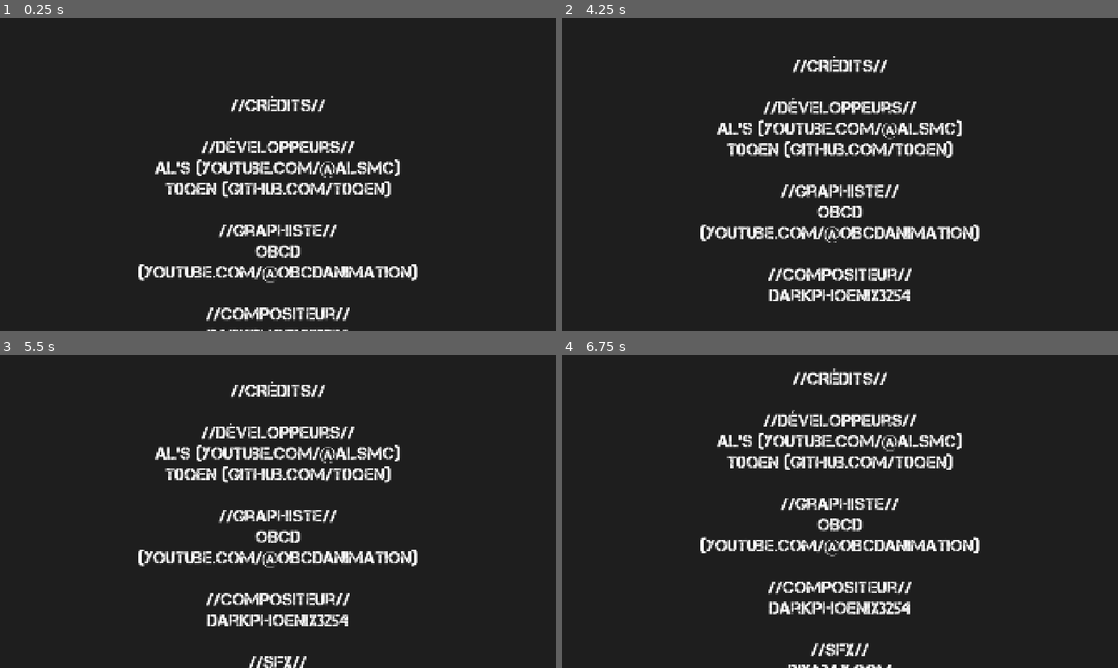
Above: before the commit, frames 1-4 (two rows, left to right).
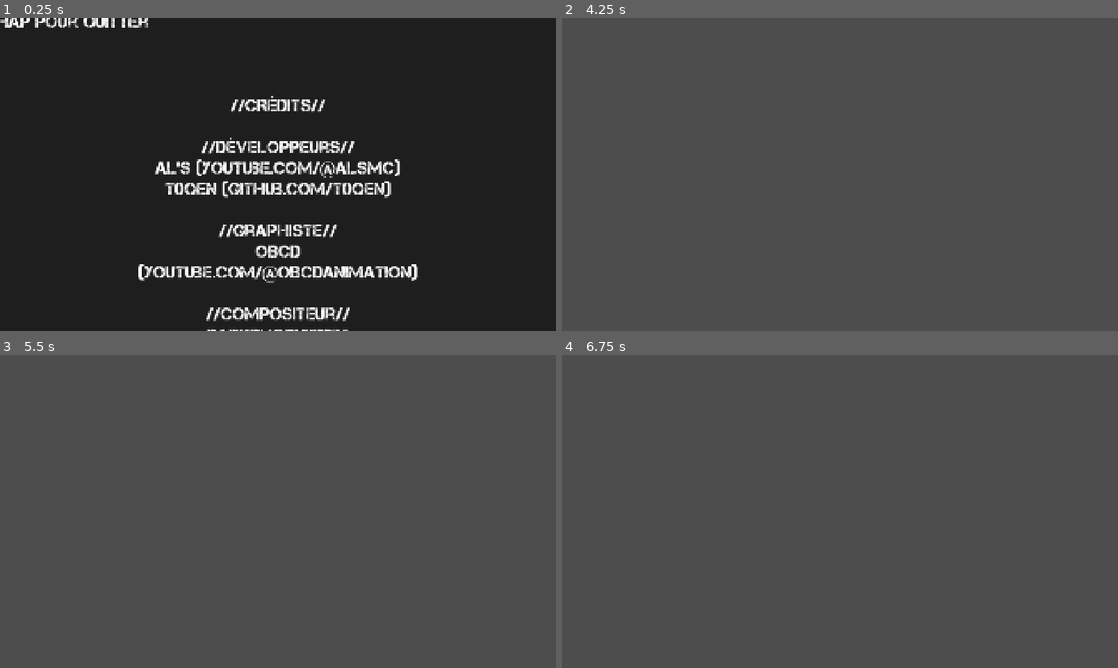
Above: after the commit, the same moments.

Repository: t0qen/baudo-game-jam-autumn
Game: Godot game, scene res://scenes/crédits.tscn
Two runs of this game, one before a commit and one after it. Both use one fixed random seed, a clock stepped at 60 frames per second and the inputs below. This scene is started directly instead of the project's main scene.
Inputs (mouse positions are in pixels of both pictures, inside the frame that each line leads up to):
- Up to frame 1 (0.25 s): no input
- Up to frame 2 (4.25 s): move the mouse to (962, 158) at 0.52 s; hold D (right) 0.53-1.28 s; tap 2 (rocket) at 0.6, 1.55, 2.3, 3.05, 3.8 s; tap Space (jump) at 0.77, 1.52, 3.02, 3.77 s; move the mouse to (728, 190) at 1.27 s; hold A (left) 1.28-2.03 s; tap W (aim_left) at 1.35 s; move the mouse to (895, 105) at 2.02 s; hold S (aim_right) 2.03-2.78 s; hold D (right) 2.03-3.53 s; move the mouse to (812, 237) at 2.77 s; tap 1 (bomb) at 2.85 s; move the mouse to (1006, 221) at 3.52 s; hold A (left) from 3.53 s (still down); hold Down (camera_down) from 3.53 s (still down); tap Escape (sortir) at 4.15 s
- Up to frame 3 (5.5 s): keep holding A (left); move the mouse to (111, 464) at 4.27 s; release Down (camera_down) at 4.28 s; tap X (camera_focus) at 4.35 s; tap Space (jump) at 4.52 s; tap 2 (rocket) at 4.55, 5.3 s; move the mouse to (305, 511) at 5.02 s; hold Left (camera_left) from 5.03 s (still down)
- Up to frame 4 (6.75 s): move the mouse to (756, 433) at 5.77 s; release A (left) at 5.78 s; release Left (camera_left) at 5.78 s; hold D (right) from 5.78 s (still down); tap Right (camera_right) at 5.85 s; tap Space (jump) at 6.02 s; tap 2 (rocket) at 6.05 s; move the mouse to (962, 495) at 6.52 s; hold Up (camera_up) from 6.53 s (still down)

The runs differ from the first frame. In frame 1, 0.5% of the frame differs, in the area x 0-27%, y 0-4%; in frame 2, 99%, in the area x 0-100%, y 0-100%; in frame 3, 99%; in frame 4, 99%.

Commit message:
rectification collision

Diff:
--- a/scenes/crédits.tscn
+++ b/scenes/crédits.tscn
@@ -1,10 +1,26 @@
-[gd_scene load_steps=6 format=3 uid="uid://b0ib7p04k11ne"]
+[gd_scene load_steps=8 format=3 uid="uid://b0ib7p04k11ne"]
 
 [ext_resource type="FontFile" uid="uid://fdf13fyqswn5" path="res://assets/Font/Capture it.ttf" id="1_3o1fj"]
+[ext_resource type="Script" uid="uid://ds3j8qg5k4d6c" path="res://scripts/crédits.gd" id="1_j7yof"]
 
-[sub_resource type="LabelSettings" id="LabelSettings_j7yof"]
+[sub_resource type="LabelSettings" id="LabelSettings_nmshm"]
 font = ExtResource("1_3o1fj")
 font_size = 61
+
+[sub_resource type="Animation" id="Animation_j7yof"]
+length = 0.001
+tracks/0/type = "value"
+tracks/0/imported = false
+tracks/0/enabled = true
+tracks/0/path = NodePath("Label:position")
+tracks/0/interp = 1
+tracks/0/loop_wrap = true
+tracks/0/keys = {
+"times": PackedFloat32Array(0),
+"transitions": PackedFloat32Array(1),
+"update": 0,
+"values": [Vector2(-657.5, -447)]
+}
 
 [sub_resource type="Animation" id="Animation_3o1fj"]
 resource_name = "defilement"
@@ -22,28 +38,18 @@
 "values": [Vector2(-657.5, -265.625), Vector2(-657.5, -1620.21)]
 }
 
-[sub_resource type="Animation" id="Animation_j7yof"]
-length = 0.001
-tracks/0/type = "value"
-tracks/0/imported = false
-tracks/0/enabled = true
-tracks/0/path = NodePath("Label:position")
-tracks/0/interp = 1
-tracks/0/loop_wrap = true
-tracks/0/keys = {
-"times": PackedFloat32Array(0),
-"transitions": PackedFloat32Array(1),
-"update": 0,
-"values": [Vector2(-657.5, -447)]
-}
-
 [sub_resource type="AnimationLibrary" id="AnimationLibrary_nmshm"]
 _data = {
 &"RESET": SubResource("Animation_j7yof"),
 &"defilement": SubResource("Animation_3o1fj")
 }
 
+[sub_resource type="LabelSettings" id="LabelSettings_1hgnr"]
+font = ExtResource("1_3o1fj")
+font_size = 61
+
 [node name="Crédits" type="Node2D"]
+script = ExtResource("1_j7yof")
 
 [node name="Background" type="Panel" parent="."]
 modulate = Color(0, 0, 0, 1)
@@ -89,7 +95,7 @@
 d'automne
 
 Merci d'avoir joué"
-label_settings = SubResource("LabelSettings_j7yof")
+label_settings = SubResource("LabelSettings_nmshm")
 horizontal_alignment = 1
 
 [node name="AnimationPlayer" type="AnimationPlayer" parent="."]
@@ -97,3 +103,11 @@
 &"": SubResource("AnimationLibrary_nmshm")
 }
 autoplay = "defilement"
+
+[node name="Label2" type="Label" parent="."]
+offset_left = -1040.0
+offset_top = -563.0
+offset_right = -446.0
+offset_bottom = -494.0
+text = "Eshap pour quitter"
+label_settings = SubResource("LabelSettings_1hgnr")
--- a/scenes/errants.tscn
+++ b/scenes/errants.tscn
@@ -3,4 +3,5 @@
 [ext_resource type="PackedScene" uid="uid://dreipx6w1ycb6" path="res://scenes/templates/bidule_template.tscn" id="1_qhai5"]
 
 [node name="errants" instance=ExtResource("1_qhai5")]
+collision_layer = 9
 collision_mask = 4
--- a/scenes/gardes.tscn
+++ b/scenes/gardes.tscn
@@ -5,7 +5,7 @@
 [node name="gardes" instance=ExtResource("1_nbgwk")]
 light_mask = 2
 visibility_layer = 7
-collision_layer = 2
+collision_layer = 10
 collision_mask = 4
 
 [node name="pivot2" parent="." index="6"]
--- a/scenes/main.tscn
+++ b/scenes/main.tscn
@@ -36,6 +36,8 @@
 script = ExtResource("1_sugp2")
 
 [node name="StaticBody2D" type="StaticBody2D" parent="."]
+collision_layer = 4
+collision_mask = 3
 
 [node name="CollisionShape2D" type="CollisionShape2D" parent="StaticBody2D"]
 shape = SubResource("WorldBoundaryShape2D_tipki")
@@ -46,48 +48,40 @@
 
 [node name="errants" parent="team_container/team_errants" instance=ExtResource("3_tefeu")]
 position = Vector2(-1746, -1148)
-collision_mask = 7
 jump_force = 1400
 
 [node name="errants2" parent="team_container/team_errants" instance=ExtResource("3_tefeu")]
 position = Vector2(-2746, -46)
-collision_mask = 7
 jump_force = 1400
 
 [node name="errants3" parent="team_container/team_errants" instance=ExtResource("3_tefeu")]
 position = Vector2(-1946, -238)
-collision_mask = 7
 jump_force = 1400
 
 [node name="errants4" parent="team_container/team_errants" instance=ExtResource("3_tefeu")]
 position = Vector2(-2625, -1344)
-collision_mask = 7
 jump_force = 1400
 
 [node name="team_gardes" parent="team_container" instance=ExtResource("3_tbgi4")]
 
 [node name="gardes" parent="team_container/team_gardes" instance=ExtResource("5_o6xl0")]
 position = Vector2(1226, -968)
-collision_layer = 1
-collision_mask = 1
+collision_layer = 9
 jump_force = 1400
 
 [node name="gardes2" parent="team_container/team_gardes" instance=ExtResource("5_o6xl0")]
 position = Vector2(1908, -577)
-collision_layer = 1
-collision_mask = 1
+collision_layer = 9
 jump_force = 1400
 
 [node name="gardes3" parent="team_container/team_gardes" instance=ExtResource("5_o6xl0")]
 position = Vector2(1627, 209)
-collision_layer = 1
-collision_mask = 1
+collision_layer = 9
 jump_force = 1400
 
 [node name="gardes4" parent="team_container/team_gardes" instance=ExtResource("5_o6xl0")]
 position = Vector2(1006, -63)
-collision_layer = 1
-collision_mask = 1
+collision_layer = 9
 jump_force = 1400
 
 [node name="Camera2D" type="Camera2D" parent="."]
--- a/scenes/projectiles/grenade.tscn
+++ b/scenes/projectiles/grenade.tscn
@@ -14,13 +14,15 @@
 size = Vector2(27, 30)
 
 [node name="Grenade" type="RigidBody2D"]
+collision_layer = 8
+collision_mask = 7
 mass = 0.1
 script = ExtResource("1_1mnvm")
 damage = 25
 
 [node name="ground_detection" type="Area2D" parent="."]
 collision_layer = 8
-collision_mask = 7
+collision_mask = 4
 
 [node name="CollisionShape2D" type="CollisionShape2D" parent="ground_detection"]
 shape = SubResource("CircleShape2D_b7x1w")
@@ -39,6 +41,8 @@
 shape = SubResource("RectangleShape2D_oqjs3")
 
 [node name="mob_detection" type="Area2D" parent="."]
+collision_layer = 8
+collision_mask = 3
 
 [node name="CollisionShape2D2" type="CollisionShape2D" parent="mob_detection"]
 shape = SubResource("CircleShape2D_b7x1w")
--- a/scenes/projectiles/rocket.tscn
+++ b/scenes/projectiles/rocket.tscn
@@ -34,6 +34,8 @@
 shape = SubResource("CapsuleShape2D_r4mtq")
 
 [node name="DetectionMinDegat" type="Area2D" parent="."]
+collision_layer = 8
+collision_mask = 3
 
 [node name="CollisionShape2D" type="CollisionShape2D" parent="DetectionMinDegat"]
 rotation = -1.5707964
@@ -41,6 +43,8 @@
 debug_color = Color(0.78905654, 0.43045953, 3.85046e-07, 0.41960785)
 
 [node name="DetectionMaxDegat" type="Area2D" parent="."]
+collision_layer = 8
+collision_mask = 7
 
 [node name="CollisionShape2D" type="CollisionShape2D" parent="DetectionMaxDegat"]
 rotation = -1.5707964
--- /dev/null
+++ b/scripts/crédits.gd
@@ -0,0 +1,12 @@
+extends Node2D
+
+
+# Called when the node enters the scene tree for the first time.
+func _ready() -> void:
+	pass # Replace with function body.
+
+
+# Called every frame. 'delta' is the elapsed time since the previous frame.
+func _process(delta: float) -> void:
+	if Input.is_action_just_pressed("sortir"):
+		get_tree().change_scene_to_file("res://scenes/menu.tscn")
Not shown, added: scripts/crédits.gd.uid
